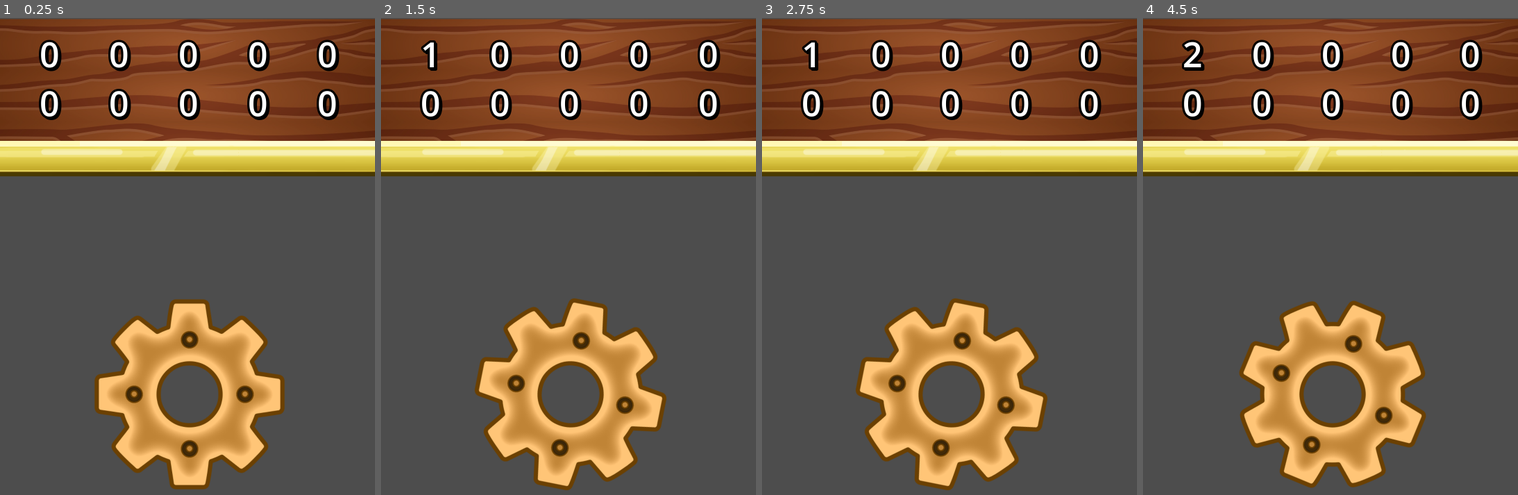
Above: before the commit, frames 1-4 (left to right).
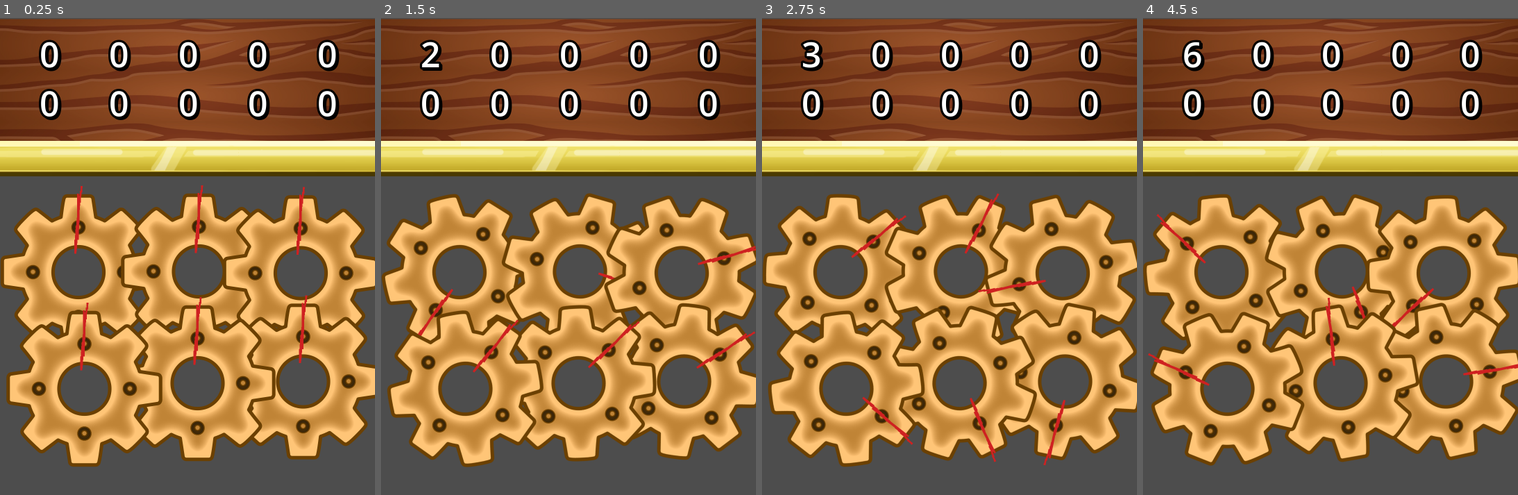
Above: after the commit, the same moments.

Repository: IIS-Mobile/PGiAnUP_zima_2024_stacjonarne_Catblast_Studio
Game: Godot game, scene res://scenes/main.tscn
The game is run twice, just before and just after one commit, with the same random seed, the same clock (stepped at 60 frames per second) and the same inputs. Before the commit the project starts from res://scenes/simple_counter.tscn.
Inputs (mouse positions are in pixels of both pictures, inside the frame that each line leads up to):
- Up to frame 1 (0.25 s): no input
- Up to frame 2 (1.5 s): tap Enter at 0.5 s; move the mouse to (651, 266) at 0.52 s; click (651, 266) at 0.67 s; move the mouse to (493, 323) at 1.27 s; click (493, 323) at 1.42 s
- Up to frame 3 (2.75 s): move the mouse to (987, 175) at 2.02 s; click (987, 175) at 2.17 s
- Up to frame 4 (4.5 s): move the mouse to (1311, 409) at 2.77 s; click (1311, 409) at 2.92 s; move the mouse to (1443, 380) at 3.52 s; click (1443, 380) at 3.67 s; move the mouse to (1218, 213) at 4.27 s; click (1218, 213) at 4.42 s

The runs differ from the first frame. In frame 1, 40% of the frame differs, in the area x 0-100%, y 35-99%; in frame 2, 40%, in the area x 0-100%, y 4-99%; in frame 3, 40%; in frame 4, 40%.

Commit message:
gear momentum

Diff:
--- a/project.godot
+++ b/project.godot
@@ -11,7 +11,7 @@
 [application]
 
 config/name="GearClicker"
-run/main_scene="res://scenes/simple_counter.tscn"
+run/main_scene="res://scenes/main.tscn"
 config/features=PackedStringArray("4.3", "Mobile")
 config/icon="res://assets/icon.svg"
 
--- a/scenes/counter.gd
+++ /dev/null
@@ -1,28 +0,0 @@
-extends Node2D
-
-@onready var counter = get_node("UI/Labels/Label_resource1")
-@onready var icon = get_node("Icon")
-
-func _ready() -> void:
-	counter.text = "0"
-
-func _process(delta: float) -> void:
-	pass
-
-func _input(event: InputEvent) -> void:
-	if event is InputEventMouseButton and event.pressed:
-		if is_click_inside_icon(event.position):
-			on_icon_pressed()
-
-func is_click_inside_icon(click_position: Vector2) -> bool:
-	if icon.texture:
-		var icon_rect = Rect2(icon.global_position - icon.texture.get_size() * icon.scale * 0.5, icon.texture.get_size() * icon.scale)
-		return icon_rect.has_point(click_position)
-	return false
-
-func on_icon_pressed() -> void:
-	var current_value = int(counter.text)
-	current_value += 1
-	counter.text = str(current_value)
-	#placeholder/test
-	icon.rotation += PI /16
--- /dev/null
+++ b/scenes/gear.gd
@@ -0,0 +1,18 @@
+extends Node2D
+class_name gear
+
+static var speed := 0.0
+static var count := 0
+@onready var index := count
+var rots := 0
+
+func _ready() -> void:
+	count += 1
+
+func _physics_process(_delta: float) -> void:
+	var deg = rotation_degrees + (speed / (2 * (index + 1)))
+	if deg >= 360:
+		deg -= 360
+		print("Rotation ", rots, " on gear ", index)
+		rots += 1
+	rotation_degrees = deg
--- /dev/null
+++ b/scenes/gear.tscn
@@ -0,0 +1,10 @@
+[gd_scene load_steps=3 format=3 uid="uid://bcbj4s4uvld53"]
+
+[ext_resource type="Script" path="res://scenes/gear.gd" id="1_q1hg2"]
+[ext_resource type="Texture2D" uid="uid://cgwxhey1rcadd" path="res://assets/art/gears/placeholder_gear3.png" id="2_lfsoe"]
+
+[node name="Gear" type="Node2D"]
+script = ExtResource("1_q1hg2")
+
+[node name="Sprite" type="Sprite2D" parent="."]
+texture = ExtResource("2_lfsoe")
--- /dev/null
+++ b/scenes/main.gd
@@ -0,0 +1,14 @@
+extends Node2D
+
+@onready var counter = get_node("UI/Labels/Label_resource1")
+
+func _ready() -> void:
+	counter.text = "0"
+
+func _input(event: InputEvent) -> void:
+	if event is InputEventMouseButton and event.pressed:
+		counter.text = str(int(counter.text)+1)
+		gear.speed = min(gear.speed + 10, 50)
+
+func _physics_process(_delta: float) -> void:
+	gear.speed = max(gear.speed * 0.99, 0)
--- a/scenes/simple_counter.tscn
+++ b/scenes/main.tscn
@@ -1,17 +1,12 @@
 [gd_scene load_steps=5 format=3 uid="uid://cd5s6rl5xqurj"]
 
-[ext_resource type="Script" path="res://scenes/counter.gd" id="1_rj476"]
-[ext_resource type="Texture2D" uid="uid://dpr4i201vh10d" path="res://assets/art/gears/placeholder_gear2.png" id="2_epybh"]
-[ext_resource type="Texture2D" uid="uid://bq470tchb8vjo" path="res://assets/art/ui/wood.jpg" id="3_od6pp"]
-[ext_resource type="Texture2D" uid="uid://cnsteap44dgdy" path="res://assets/art/ui/golden_bar2.png" id="4_1vuel"]
+[ext_resource type="Script" path="res://scenes/main.gd" id="1_j8ibr"]
+[ext_resource type="Texture2D" uid="uid://bq470tchb8vjo" path="res://assets/art/ui/wood.jpg" id="3_xe51y"]
+[ext_resource type="PackedScene" uid="uid://bcbj4s4uvld53" path="res://scenes/gear.tscn" id="4_ki3je"]
+[ext_resource type="Texture2D" uid="uid://cnsteap44dgdy" path="res://assets/art/ui/golden_bar2.png" id="4_uhjoh"]
 
 [node name="Node2D" type="Node2D"]
-script = ExtResource("1_rj476")
-
-[node name="Icon" type="Sprite2D" parent="."]
-position = Vector2(546, 1084)
-scale = Vector2(1.21852, 1.21852)
-texture = ExtResource("2_epybh")
+script = ExtResource("1_j8ibr")
 
 [node name="UI" type="CanvasLayer" parent="."]
 
@@ -251,3 +246,21 @@
 theme_override_font_sizes/font_size = 100
 text = "0"
 horizontal_alignment = 1
+
+[node name="Gear" parent="." instance=ExtResource("4_ki3je")]
+position = Vector2(226, 732)
+
+[node name="Gear2" parent="." instance=ExtResource("4_ki3je")]
+position = Vector2(573, 730)
+
+[node name="Gear3" parent="." instance=ExtResource("4_ki3je")]
+position = Vector2(866, 735)
+
+[node name="Gear4" parent="." instance=ExtResource("4_ki3je")]
+position = Vector2(873, 1047)
+
+[node name="Gear5" parent="." instance=ExtResource("4_ki3je")]
+position = Vector2(569, 1052)
+
+[node name="Gear6" parent="." instance=ExtResource("4_ki3je")]
+position = Vector2(243, 1068)
Binary file added: assets/art/gears/placeholder_gear3.png
Not shown, added: assets/art/gears/placeholder_gear3.png.import
Not shown: 2 places in scenes/main.tscn that only renumber resources
